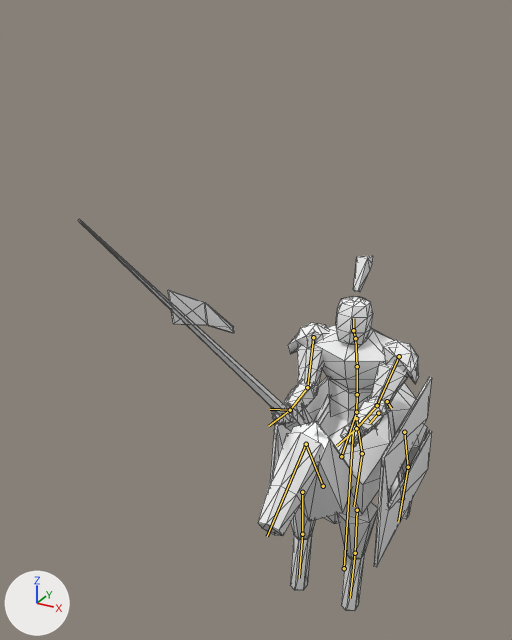
The glTF model client/public/assets/models/lancer.glb as it was, and as the next commit left it.
Before and after are seen from a 50 mm lens placed at (1.45, -4.06, 3.96), pointed at (-0.56, -0.4, 2.13). The lights are fixed; the arrows at lower left show +X, +Y and +Z. The picture after the commit comes second. Both versions are drawn at frame 24 of the action 'cast'; the numbers are the values there. The bones that bend it are drawn over the model as lines. Mesh edges are drawn as thin lines.

In view in the first picture: 'lancer'.
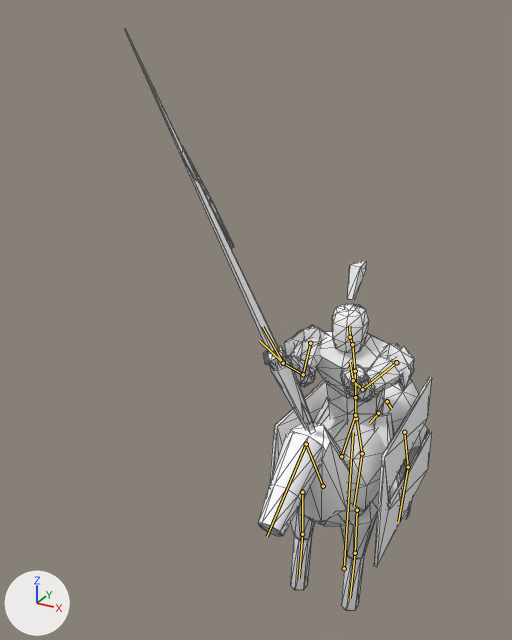
Boxes (x1, y1, x2, y2) around the edits, measured in the pictures (512 x 640 px):
'lancer', posed (13% narrower, 48% taller)
    before: (78, 219, 432, 611)
    after: (125, 29, 432, 611)
bone 'hips', root to tip
    before: (356, 412) to (357, 394)
    after: (355, 415) to (355, 397)
bone 'spine', root to tip
    before: (357, 394) to (357, 366)
    after: (355, 397) to (355, 371)
bone 'head', root to tip
    before: (353, 330) to (353, 318)
    after: (350, 337) to (349, 326)
bone 'upper_arm.L', root to tip
    before: (399, 356) to (377, 405)
    after: (396, 362) to (362, 389)
bone 'upper_arm.R', root to tip
    before: (313, 337) to (307, 387)
    after: (310, 343) to (303, 374)

What the commit changed:
Bone 'hips' (bone_hips) moves from (0.0, 0.0, 0.0) to (0.0, -0.011, 0.022).
Bone 'spine' (bone_spine) turns from (0, 0, 0) to (4, 0, 0) degrees about its own x, y and z.
Bone 'head' (bone_head) turns from (-2, 0, 0) to (2, 0, 0) degrees about its own x, y and z.
Bone 'upper_arm.L' (bone_upper_arm_l) turns from (-39, 0, 15) to (-84, 0, 20) degrees about its own x, y and z.
Bone 'upper_arm.R' (bone_upper_arm_r) turns from (-39, 0, -15) to (-84, 0, -20) degrees about its own x, y and z.
